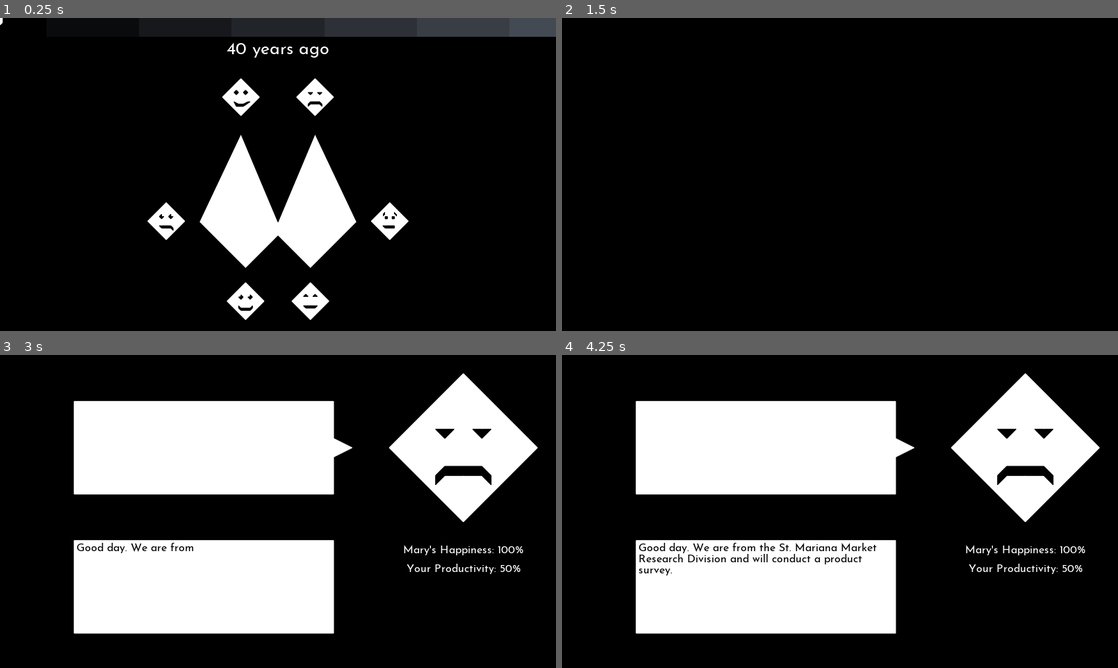
Above: before the commit, frames 1-4 (two rows, left to right).
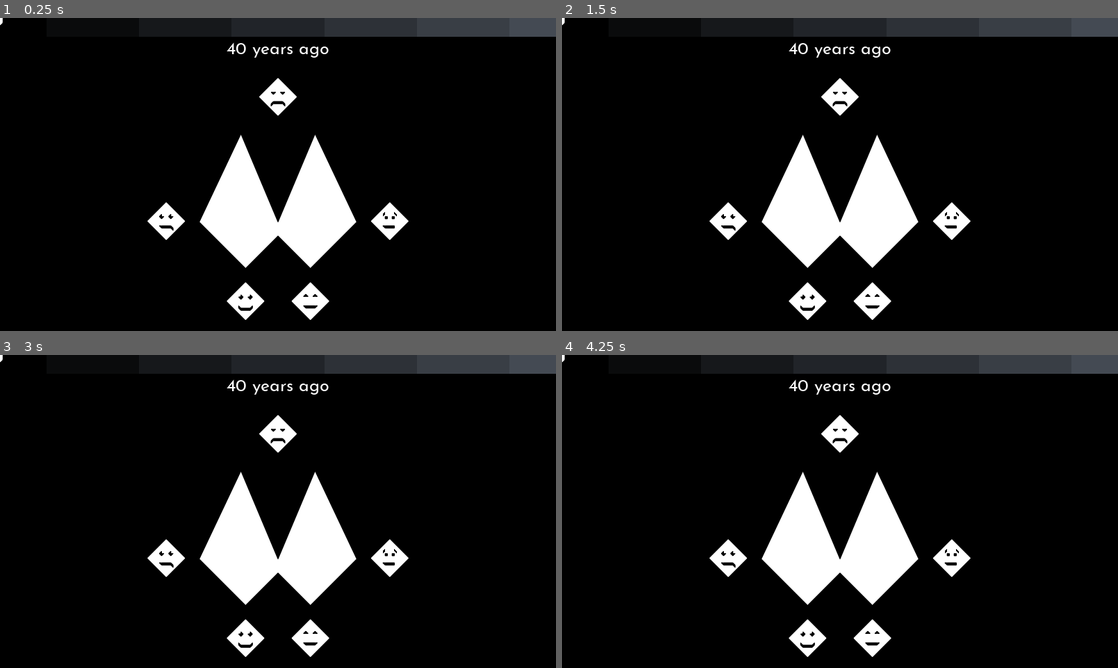
Above: after the commit, the same moments.

Repository: TidB/a-survey-in-a-small-town
Game: Godot game, scene res://start.tscn
Two runs of this game, one before a commit and one after it. Both use one fixed random seed, a clock stepped at 60 frames per second and the inputs below.
Inputs (mouse positions are in pixels of both pictures, inside the frame that each line leads up to):
- Up to frame 1 (0.25 s): no input
- Up to frame 2 (1.5 s): tap Enter at 0.5 s; move the mouse to (801, 96) at 0.52 s; click (801, 96) at 0.67 s; move the mouse to (1023, 111) at 1.27 s; click (1023, 111) at 1.42 s
- Up to frame 3 (3 s): tap Space at 2 s; move the mouse to (333, 442) at 2.02 s; click (333, 442) at 2.17 s; tap Enter at 2.75 s; move the mouse to (316, 433) at 2.77 s; click (316, 433) at 2.92 s
- Up to frame 4 (4.25 s): tap Space at 3.5 s; move the mouse to (1006, 558) at 3.52 s; click (1006, 558) at 3.67 s

The runs differ from the first frame. In frame 1, 1.2% of the frame differs, in the area x 39-61%, y 19-32%; in frame 2, 13%; in frame 3, 38%; in frame 4, 39%, in the area x 0-100%, y 0-97%.

Commit message:
Removed Ralf :'(

Diff:
--- a/Global.gd
+++ b/Global.gd
@@ -1,19 +1,19 @@
 extends Node
 
-enum Person {Ralf, Mary, Alison, Emily, Alex, Nelly}
+enum Person {Mary, Alison, Emily, Alex, Nelly}
 const TEXT_SPEED = 2.0
 
 const TIME_CONFIG = [
 	{
 		'offset': -40,
 		'name': '40 years ago',
-		'avail': [Person.Ralf, Person.Mary, Person.Alison, Person.Emily, Person.Alex, Person.Nelly],
+		'avail': [Person.Mary, Person.Alison, Person.Emily, Person.Alex, Person.Nelly],
 		'rift': []
 	},
 	{
 		'offset': -25,
 		'name': '25 years ago',
-		'avail': [Person.Ralf, Person.Mary, Person.Alex, Person.Emily, Person.Nelly],
+		'avail': [Person.Mary, Person.Alex, Person.Emily, Person.Nelly],
 		'rift': []
 	},
 	{
--- a/person.tscn
+++ b/person.tscn
@@ -14,26 +14,6 @@
 polygon = PoolVector2Array( -64, 0, 0, -64, 64, 0, 0, 64 )
 
 [node name="Faces" type="Node2D" parent="."]
-
-[node name="Ralf" type="Node2D" parent="Faces"]
-visible = false
-
-[node name="Polygon2D" type="Polygon2D" parent="Faces/Ralf"]
-position = Vector2( 0, 8 )
-color = Color( 0, 0, 0, 1 )
-antialiased = true
-polygon = PoolVector2Array( -16, -32, -24, -24, -16, -16, -8, -24, -8, -24, -8, -24 )
-
-[node name="Polygon2D2" type="Polygon2D" parent="Faces/Ralf"]
-position = Vector2( 32, 8 )
-color = Color( 0, 0, 0, 1 )
-antialiased = true
-polygon = PoolVector2Array( -16, -32, -24, -24, -16, -16, -8, -24, -8, -24, -8, -24 )
-
-[node name="Polygon2D3" type="Polygon2D" parent="Faces/Ralf"]
-color = Color( 0, 0, 0, 1 )
-antialiased = true
-polygon = PoolVector2Array( -24, 16, -8, 24, 8, 24, 24, 16, 32, 16, 8, 32, -16, 32 )
 
 [node name="Mary" type="Node2D" parent="Faces"]
 visible = false
--- a/start.tscn
+++ b/start.tscn
@@ -110,28 +110,24 @@
 
 [node name="People" type="Node" parent="."]
 
-[node name="Ralf" parent="People" instance=ExtResource( 1 )]
-position = Vector2( 832, 273 )
-
 [node name="Mary" parent="People" instance=ExtResource( 1 )]
-position = Vector2( 1088, 273 )
-person = 1
+position = Vector2( 960, 272 )
 
 [node name="Alison" parent="People" instance=ExtResource( 1 )]
 position = Vector2( 1346, 701 )
-person = 2
+person = 1
 
 [node name="Emily" parent="People" instance=ExtResource( 1 )]
 position = Vector2( 1072, 977 )
-person = 3
+person = 2
 
 [node name="Alex" parent="People" instance=ExtResource( 1 )]
 position = Vector2( 848, 977 )
-person = 4
+person = 3
 
 [node name="Nelly" parent="People" instance=ExtResource( 1 )]
 position = Vector2( 574, 701 )
-person = 5
+person = 4
 
 [node name="Timeline" type="Node2D" parent="."]
 
Not shown, changed: dialogue/mary.txt
Not shown, removed: dialogue/ralf.txt
